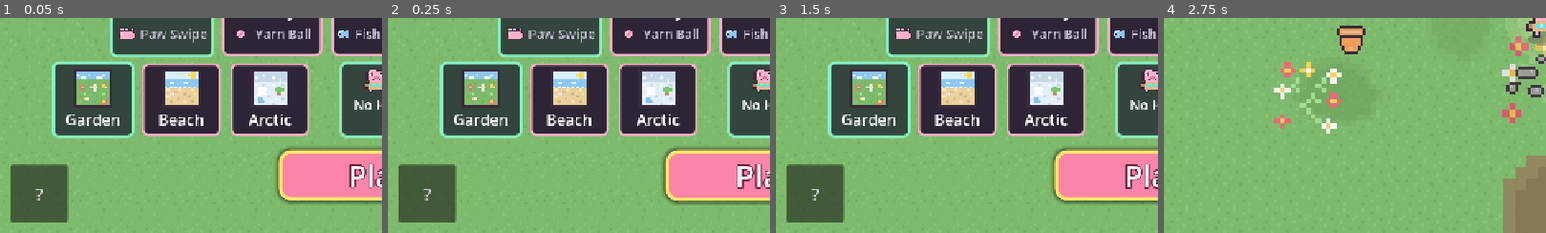
Above: before the commit, frames 1-4 (left to right).
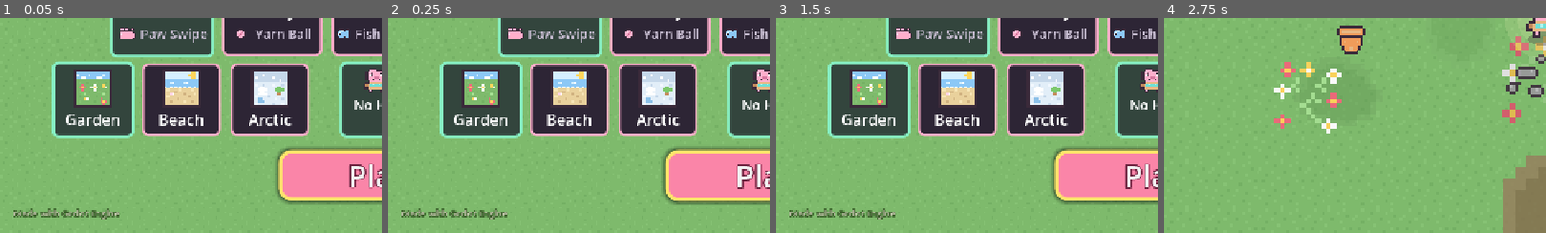
Above: after the commit, the same moments.

Repository: lukew-cogapp/cookie-cat
Game: Godot game, scene res://scenes/start_screen.tscn
Two runs of this game, one before a commit and one after it. Both use one fixed random seed, a clock stepped at 60 frames per second and the inputs below.
Inputs:
- Up to frame 1 (0.05 s): no input
- Up to frame 2 (0.25 s): no input
- Up to frame 3 (1.5 s): click "?" (after the commit: "Made with Godot Engine") at 0.5 s; click "Play!" at 1.25 s
- Up to frame 4 (2.75 s): click "Play!" at 2 s
The pictures show only the part of the screen within x 0-50%, y 50-100%; the shares and areas given below are measured in that part.

The runs differ from the first frame. In frame 1, 4.4% of the frame differs, in the area x 2-32%, y 68-96%; in frame 2, 4.4%; in frame 3, 4.4%; in frame 4, nothing differs.

Commit message:
Credit the engine instead of a question mark button
A big "?" on a screen a child cannot read is a button they will press.
The engine credit now sits quietly in the bottom corner and on the
end-of-run panel, and opens the licence when tapped.

Diff:
--- a/scenes/hud.tscn
+++ b/scenes/hud.tscn
@@ -287,3 +287,10 @@
 layout_mode = 2
 text = "Play again"
 theme_override_font_sizes/font_size = 28
+
+[node name="Credit" type="Label" parent="Over/Panel/Pad/Col"]
+layout_mode = 2
+text = "Made with Godot Engine"
+horizontal_alignment = 1
+theme_override_font_sizes/font_size = 15
+theme_override_colors/font_color = Color(0.6, 0.56, 0.64, 1)
--- a/scripts/start_screen.gd
+++ b/scripts/start_screen.gd
@@ -575,16 +575,30 @@
 ## its bundled third-party notices, so nothing here has to be kept in step by
 ## hand.
 func _build_licence() -> void:
+	# A credit rather than a button. The engine's licence has to be reachable,
+	# but this screen belongs to a child choosing a cat, and a big control they
+	# cannot read is one they will press. Small, dim, and along the bottom edge
+	# where the run stats already are.
 	var open := Button.new()
-	open.text = "?"
+	open.text = "Made with Godot Engine"
 	open.name = "About"
-	open.custom_minimum_size = Vector2(Tuning.MIN_TOUCH, Tuning.MIN_TOUCH)
+	open.flat = true
+	open.custom_minimum_size.y = Tuning.START_CREDIT_HEIGHT
+	# The bottom left corner, opposite Quit. The middle of this screen is full:
+	# under the stats is off the edge at 720 tall, and above them is behind the
+	# Play button.
 	open.set_anchors_preset(Control.PRESET_BOTTOM_LEFT)
 	open.offset_left = Tuning.START_EDGE_PAD
-	open.offset_top = -(Tuning.MIN_TOUCH + Tuning.START_EDGE_PAD)
-	open.offset_right = Tuning.MIN_TOUCH + Tuning.START_EDGE_PAD
+	open.offset_right = Tuning.START_EDGE_PAD + Tuning.START_CREDIT_WIDTH
+	open.offset_top = -(Tuning.START_CREDIT_HEIGHT + Tuning.START_EDGE_PAD)
 	open.offset_bottom = -Tuning.START_EDGE_PAD
-	open.add_theme_font_size_override("font_size", Tuning.TEXT_BODY)
+	open.alignment = HORIZONTAL_ALIGNMENT_LEFT
+	open.add_theme_font_size_override("font_size", Tuning.START_CREDIT_SIZE)
+	open.add_theme_color_override("font_color", Tuning.START_CREDIT_COLOUR)
+	# The same outline the run stats carry. Without it the text sits on the
+	# lawn at low contrast and cannot be read at all.
+	open.add_theme_color_override("font_outline_color", Tuning.START_STAT_OUTLINE)
+	open.add_theme_constant_override("outline_size", Tuning.START_STAT_OUTLINE_SIZE)
 	add_child(open)
 
 	var panel := PanelContainer.new()
--- a/scripts/tuning.gd
+++ b/scripts/tuning.gd
@@ -1024,6 +1024,18 @@
 const START_BAND_GAP := 56.0
 ## The inset the start screen's corner controls already sit at in the scene.
 const START_EDGE_PAD := 18.0
+## The engine credit along the bottom of the start screen, which is also how
+## the licence is reached. Deliberately quiet: it has to be findable, not seen.
+const START_CREDIT_SIZE := 15
+const START_CREDIT_WIDTH := 260.0
+## Shorter than MIN_TOUCH: this is a credit that happens to be tappable, not a
+## control a child is meant to find, and a 96-tall strip here would sit under
+## the Play button's reach.
+const START_CREDIT_HEIGHT := 30.0
+const START_CREDIT_COLOUR := Color(1.0, 0.97, 0.9, 0.7)
+## Matching the run stats, which sit on the same lawn.
+const START_STAT_OUTLINE := Color(0.18, 0.32, 0.12, 1.0)
+const START_STAT_OUTLINE_SIZE := 5
 
 ## The HUD's own geometry, matching what `hud.tscn` sets, so the safe-area
 ## inset has something to add to rather than a literal in two places.
